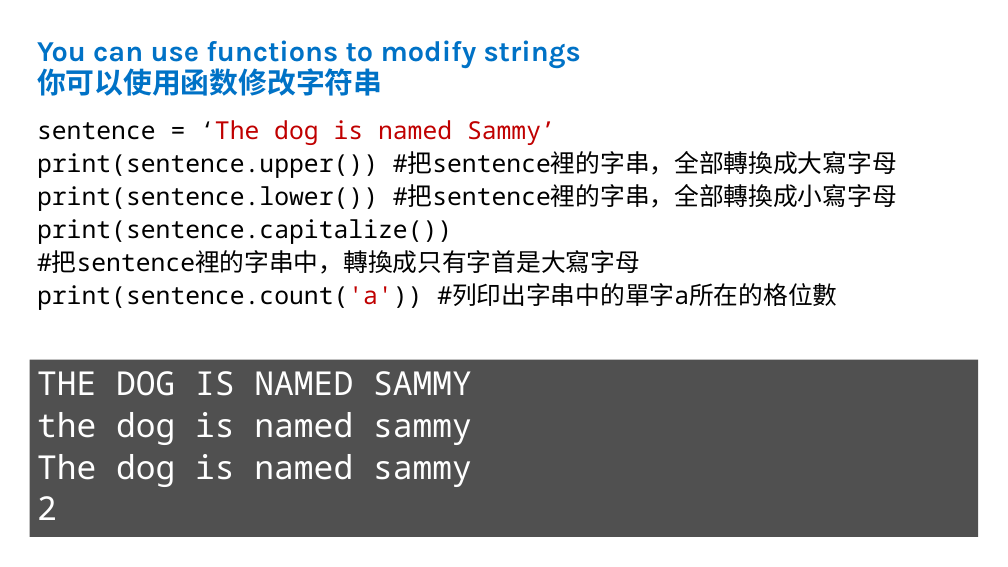
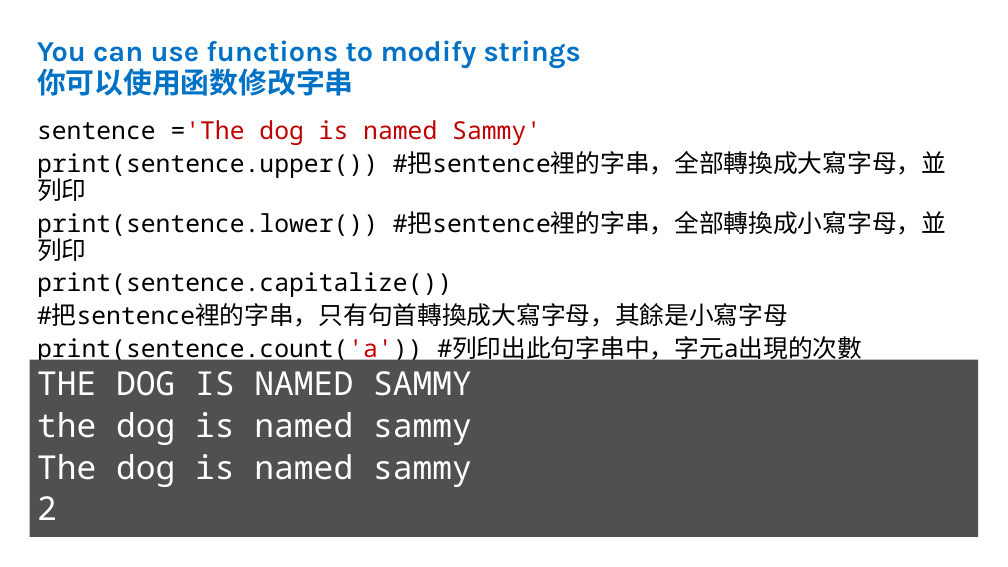
Before and after one commit to iE019/CS4high_4080E019, a slide deck: slide 4 of myex/作業4 - StringVariables.pptx. Drawn at 1008x567 pixels with LibreOffice and Linux fonts; fonts in the diff are those of the drawing. Boxes give left, top, right and bottom in pixels: in the first picture for what was removed or moved away, otherwise in the second. Text is boxed around its words. In the diff, an @@ line names an element or a change of style, - is before the commit and + after.

```diff
--- a/myex/作業4 - StringVariables.pptx
+++ b/myex/作業4 - StringVariables.pptx
@@ title at [37, 40, 581, 96]: text changed @@
-You can use functions to modify strings
-你可以使用函数修改字符串
+You can use functions to modify strings
+你可以使用函数修改字串
@@ text at [37, 120, 946, 261]: text changed @@
-sentence = ‘The dog is named Sammy’
-print(sentence.upper()) #把sentence裡的字串，全部轉換成大寫字母
-print(sentence.lower()) #把sentence裡的字串，全部轉換成小寫字母
+sentence ='The dog is named Sammy'
+print(sentence.upper()) #把sentence裡的字串，全部轉換成大寫字母，並列印
+print(sentence.lower()) #把sentence裡的字串，全部轉換成小寫字母，並列印
@@ text at [37, 303, 862, 364]: text changed @@
-#把sentence裡的字串中，轉換成只有字首是大寫字母
-print(sentence.count('a')) #列印出字串中的單字a所在的格位數
+#把sentence裡的字串，只有句首轉換成大寫字母，其餘是小寫字母
+print(sentence.count('a')) #列印出此句字串中，字元a出現的次數
```
Also in this commit, not shown: 3 other slides changed.
